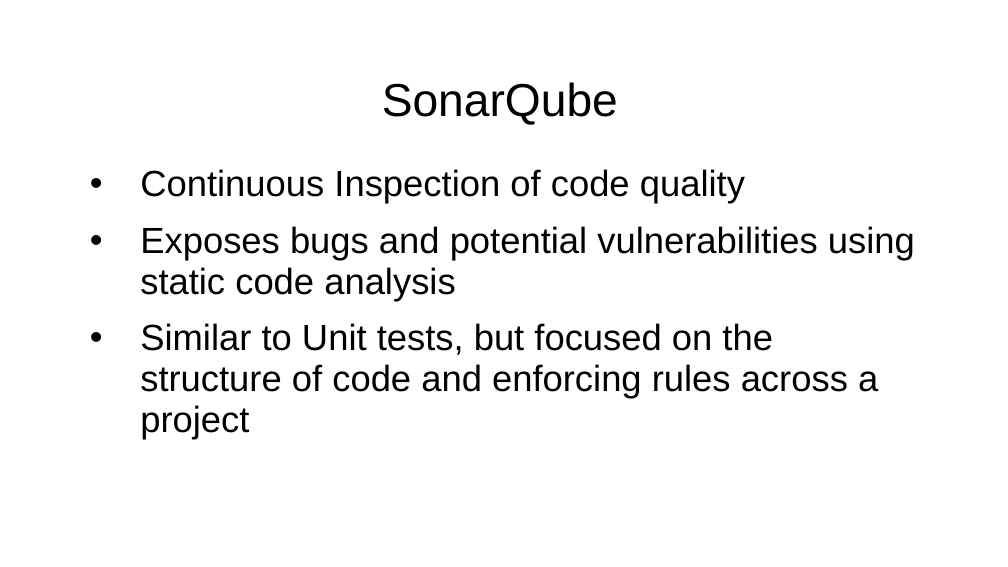
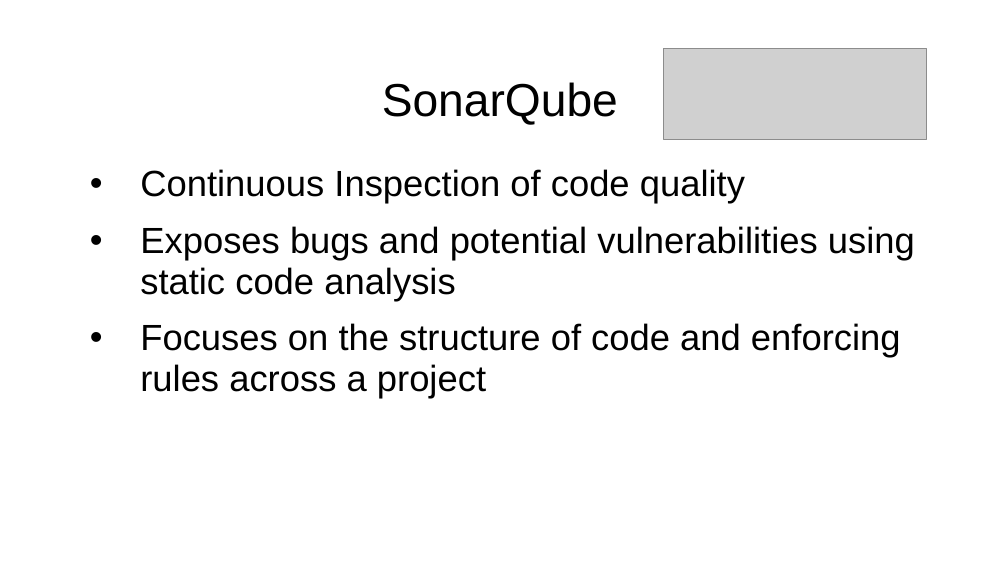
Before and after one commit to boyarsky/OracleCodeOne2018-HOL-Automating-Stack-Groovy, a slide deck: slide 10 of 2018-OracleCodeOne-Authomating Stack.ppt (slide 22 before the commit). Drawn at 1008x567 pixels with LibreOffice and Linux fonts; fonts in the diff are those of the drawing; grey boxes stand for pictures; background and template pictures are left out. Boxes give left, top, right and bottom in pixels: in the first picture for what was removed or moved away, otherwise in the second. Text is boxed around its words. In the diff, an @@ line names an element or a change of style, - is before the commit and + after.

```diff
--- a/2018-OracleCodeOne-Authomating Stack.ppt
+++ b/2018-OracleCodeOne-Authomating Stack.ppt
@@ picture added at [663, 48, 926, 139] @@
@@ text at [140, 323, 901, 399]: text changed @@
-• Similar to Unit tests, but focused on the structure of code and enforcing rules across a project
+• Focuses on the structure of code and enforcing rules across a project
```
Also in this commit, not shown: 6 other slides changed.
